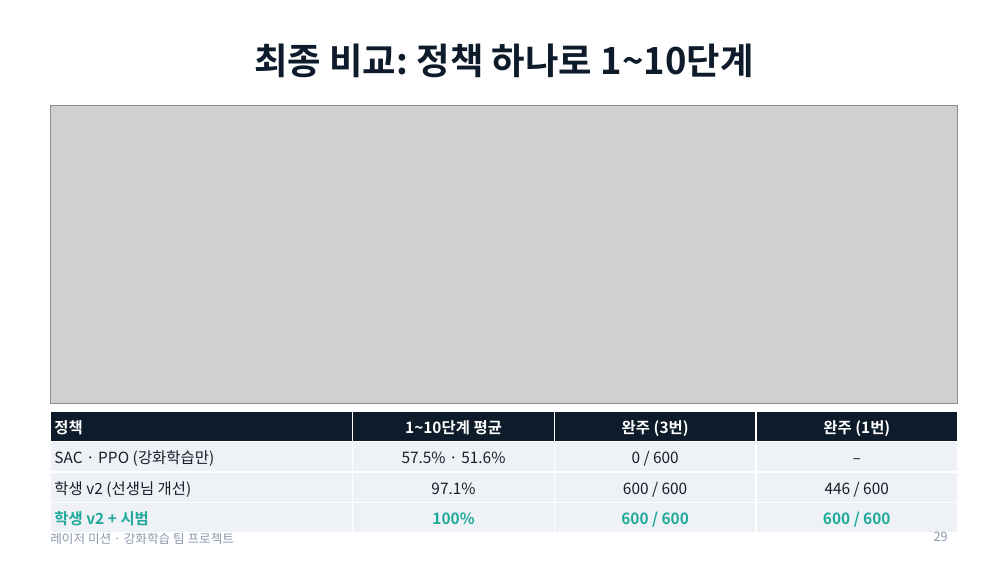
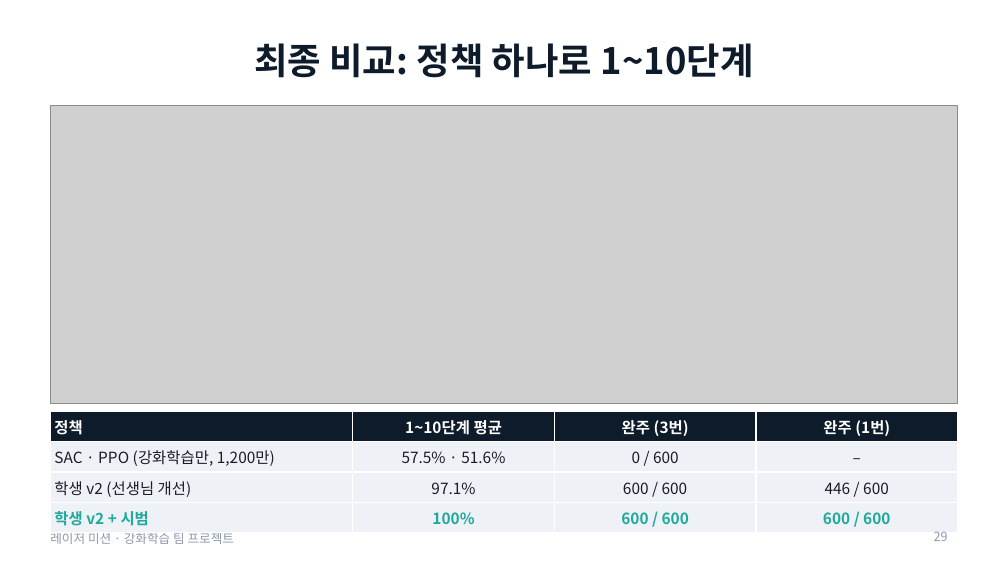
Before and after one commit to changxeokSong/reinforcement_learning, a slide deck: slide 29 of docs/LaserMission_presentation.pptx. Drawn at 1008x567 pixels with LibreOffice and Linux fonts; fonts in the diff are those of the drawing; grey boxes stand for pictures. Boxes give left, top, right and bottom in pixels: in the first picture for what was removed or moved away, otherwise in the second. Text is boxed around its words. In the diff, an @@ line names an element or a change of style, - is before the commit and + after.

```diff
--- a/docs/LaserMission_presentation.pptx
+++ b/docs/LaserMission_presentation.pptx
@@ table at (x1=50, y1=411, x2=958, y2=530) @@
-row 2, column 1: SAC · PPO (강화학습만)
+row 2, column 1: SAC · PPO (강화학습만, 1,200만)
```
Also in this commit, not shown: 8 other slides changed, 1 slide added, 1 slide removed, 5 other files.
